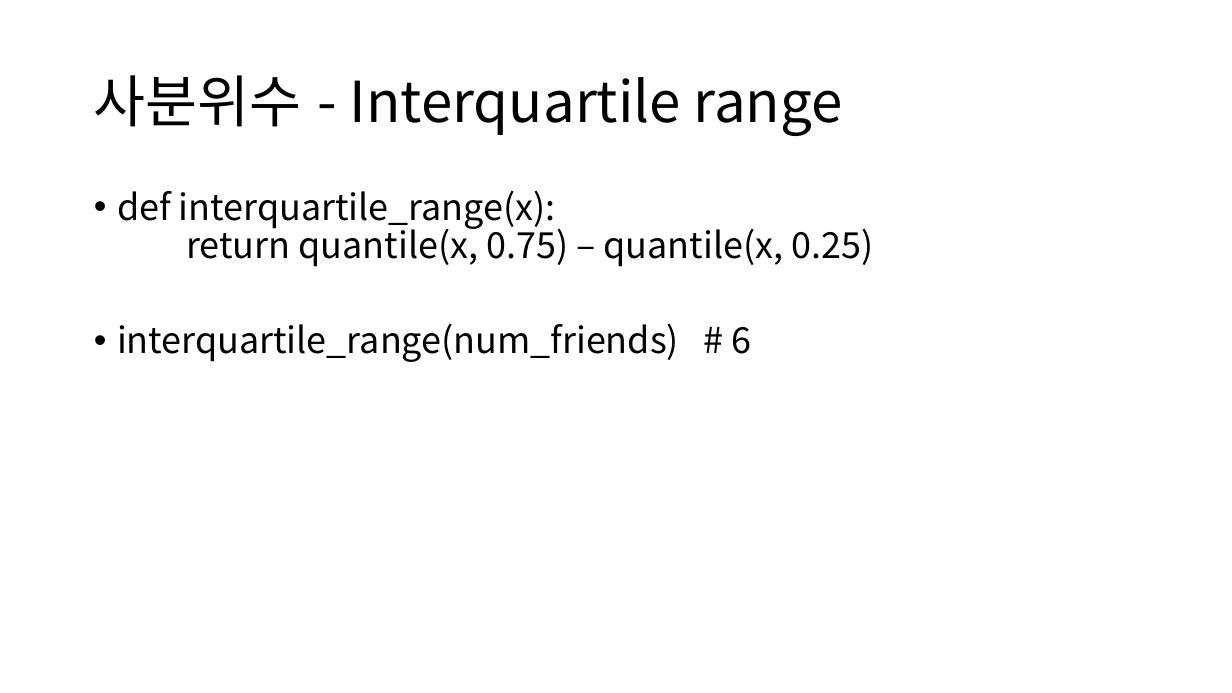
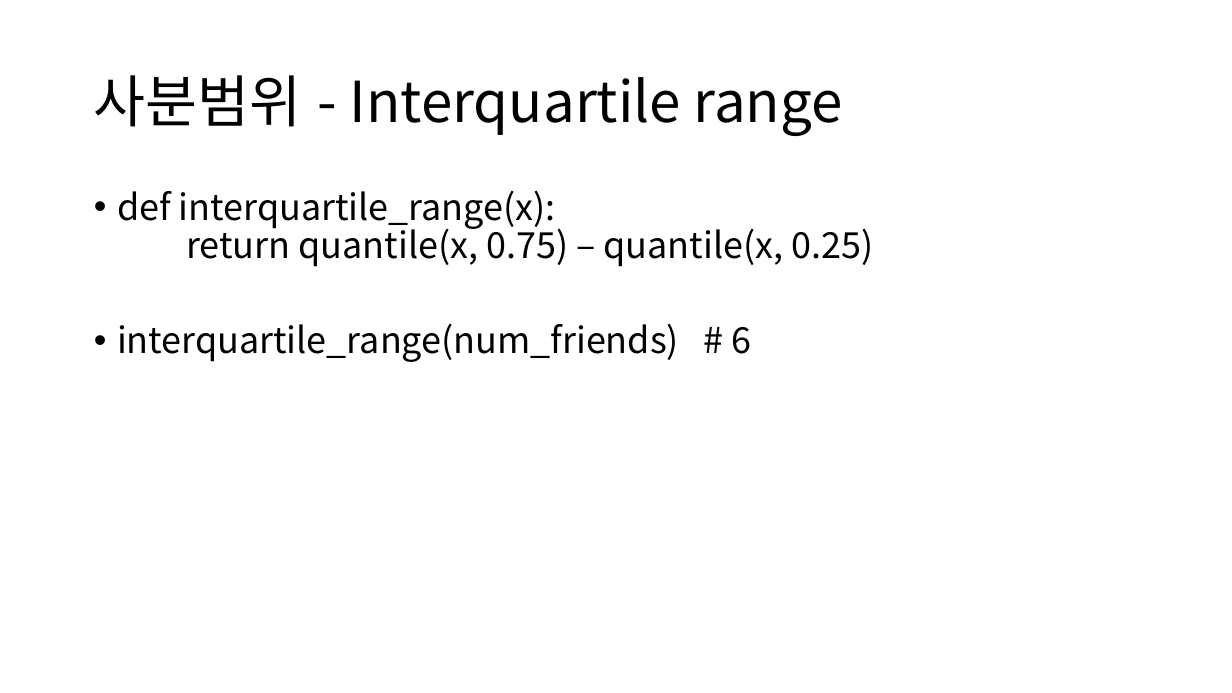
Before and after one commit to ksublee/SPuP, a slide deck: slide 11 of ppt/Python_8_Statistics.pptx. Drawn at 1232x693 pixels with LibreOffice and Linux fonts; fonts in the diff are those of the drawing. Boxes give left, top, right and bottom in pixels: in the first picture for what was removed or moved away, otherwise in the second. Text is boxed around its words. In the diff, an @@ line names an element or a change of style, - is before the commit and + after.

```diff
--- a/ppt/Python_8_Statistics.pptx
+++ b/ppt/Python_8_Statistics.pptx
@@ title at [94,75,843,136]: text changed @@
-사분위수 - Interquartile range
+사분범위 - Interquartile range
```
Also in this commit, not shown: 1 other slide changed, 1 slide added, 1 other file.
